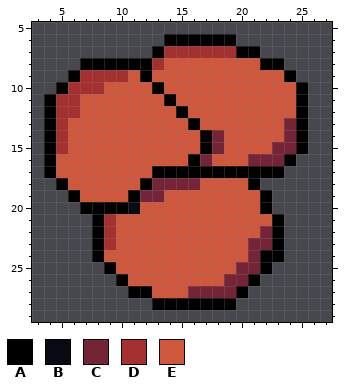
A pixel-art file gets an edit: src/res/coalOre.aseprite. The first picture shows the starting point.
32x32 pixels, 1 frame. Shown: x 3..27, y 5..29.
Palette (. is transparent): A #000000  B #090a14  C #752438  D #a53030  E #cf573c
Pixels before, first column x 4:
 6 ..........AAAAAA......
 7 .........ADDDDDDAA....
 8 ...AAAAAADEEEEEEEEAA..
 9 ..ADDDDEAEEEEEEEEEEEA.
10 .ADDDEEEEAEEEEEEEEEEEA
11 ADDEEEEEEEAEEEEEEEEEEA
12 ADDEEEEEEEEAEEEEEEEEEA
13 ADEEEEEEEEEEAEEEEEEECA
14 ADEEEEEEEEEEEACEEEEECA
15 ADEEEEEEEEEEEACEEEECCA
16 AEEEEEEEEEEEACEEECCCA.
17 AEEEEEEEEAAAAAAAAAAA..
18 .AEEEEEEACCCCEEEEA....
19 ..AEEEEACCEEEEEEEEA...
20 ...AAAABEEEEEEEEEEA...
21 ....ADEEEEEEEEEEEEEA..
22 ....ADEEEEEEEEEEEECA..
23 ....ADEEEEEEEEEEECCA..
24 ....AEEEEEEEEEEEECAA..
25 .....AEEEEEEEEEECCA...
26 ......AEEEEEEEECCA....
27 .......AAEEECCCCA.....
28 .........AAAAAAA......
And afterwards:
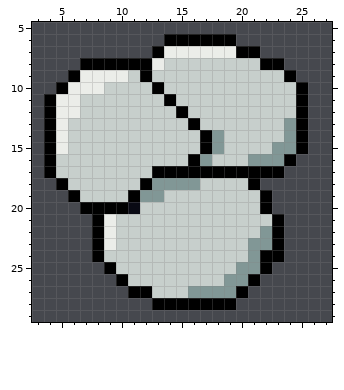
The edit:
colour C: #752438 -> #819796
colour D: #a53030 -> #ebede9
colour E: #cf573c -> #c7cfcc
Boxes around the changes in both pictures, in picture pixels (x1, y1, x2, y2):
changed: (56, 46, 296, 298)
